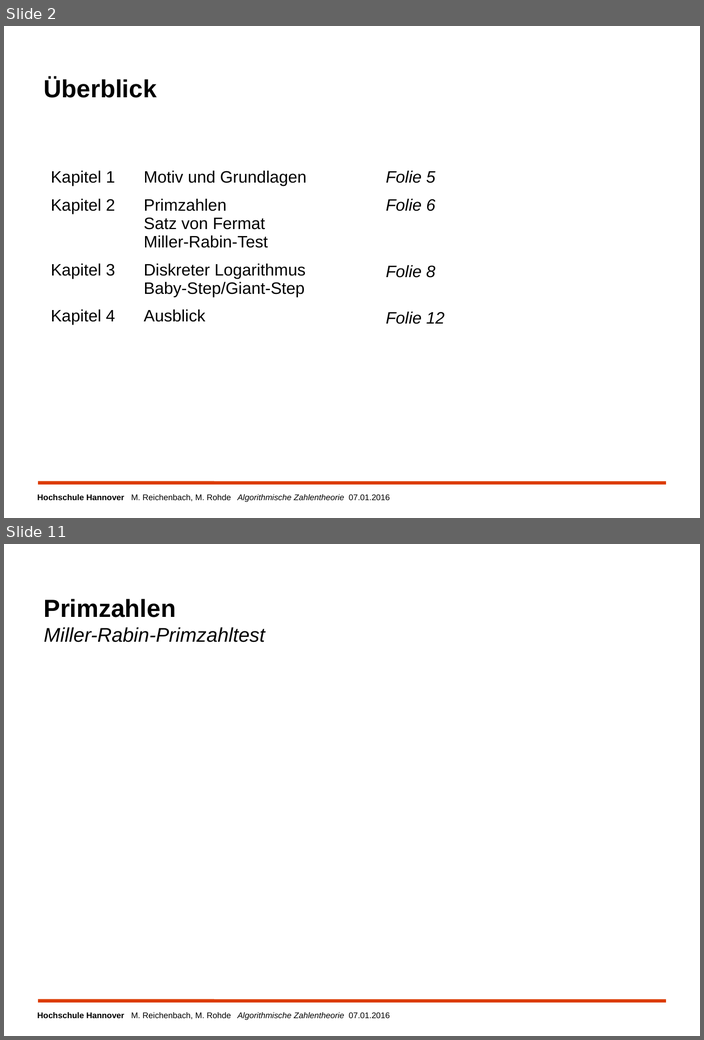
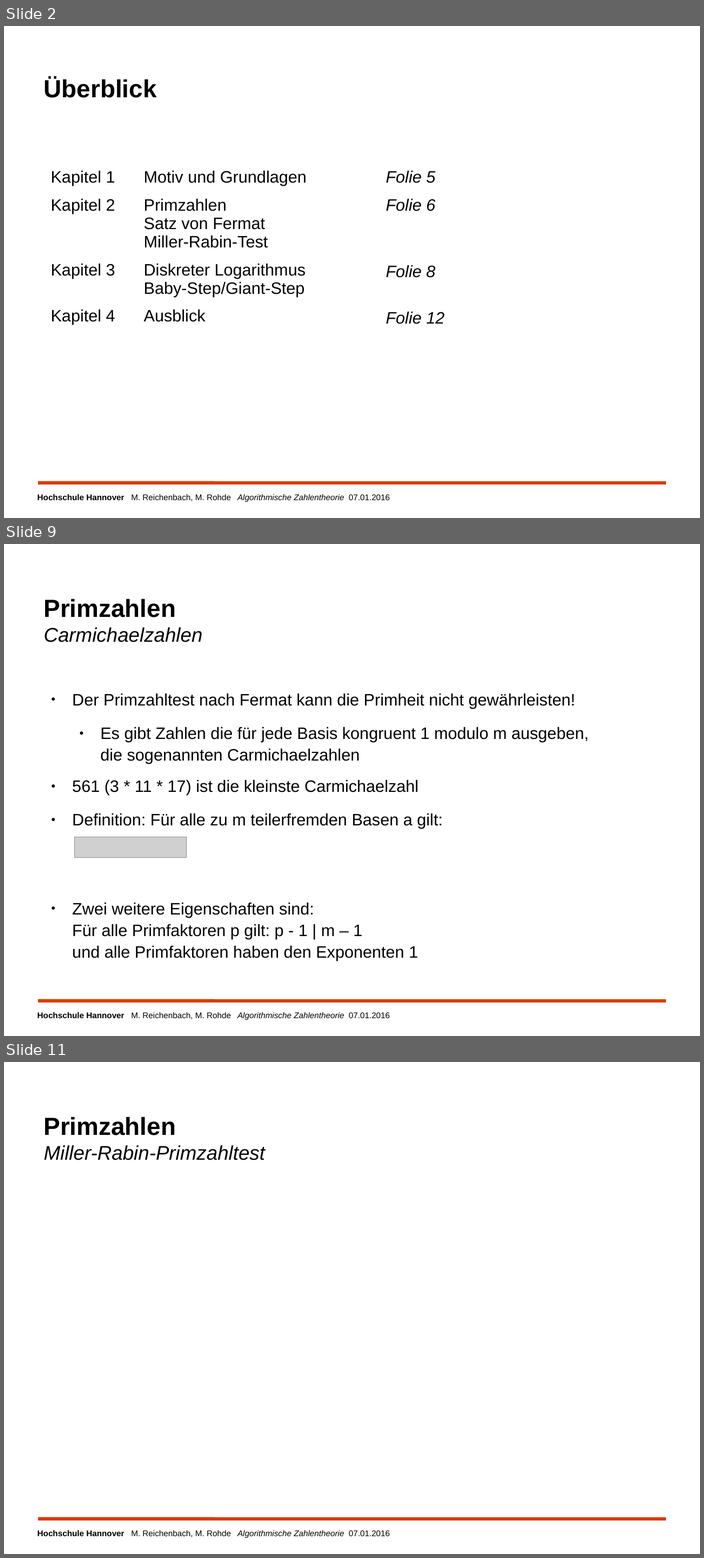
Before and after one commit to MReichenbach/SeminarAK, a slide deck: vortrag/AuKSeminarZahlentheorie.odp. Shown one above the other, each under a label of ours: slides 2 and 11 before the commit, slides 2, 9 and 11 after it; the slides between them are not shown. The pictures are 704x1040 and 704x1558 pixels, drawn with LibreOffice and Linux fonts; fonts in the diff are those of the drawing; grey boxes stand for pictures; background and template pictures are left out. Boxes give left, top, right and bottom in pixels: in the first picture for what was removed or moved away, otherwise in the second. Text is boxed around its words. In the diff, an @@ line names an element or a change of style, - is before the commit and + after.

```diff
--- a/vortrag/AuKSeminarZahlentheorie.odp
+++ b/vortrag/AuKSeminarZahlentheorie.odp
@@ slide 9 added at (4,544,700,1036), background #FFFFFF; not listed: 2 template elements that a slide beside it also shows @@
@@ title added at (44,599,203,642), 24 pt, text #000000, italic @@
+Primzahlen
+Carmichaelzahlen
@@ text added at (72,693,588,961), 20 pt, text #000000 @@
+● Der Primzahltest nach Fermat kann die Primheit nicht gewährleisten!
+  ● Es gibt Zahlen die für jede Basis kongruent 1 modulo m ausgeben,
+    die sogenannten Carmichaelzahlen
+● 561 (3 * 11 * 17) ist die kleinste Carmichaelzahl
+● Definition: Für alle zu m teilerfremden Basen a gilt:
+● Zwei weitere Eigenschaften sind:
+  Für alle Primfaktoren p gilt: p - 1 | m – 1
+  und alle Primfaktoren haben den Exponenten 1
@@ picture added at (74,837,186,858) @@
```
Also in this commit, not shown: 4 slides changed, 4 other slides added, 4 slides removed, 2 other files.
